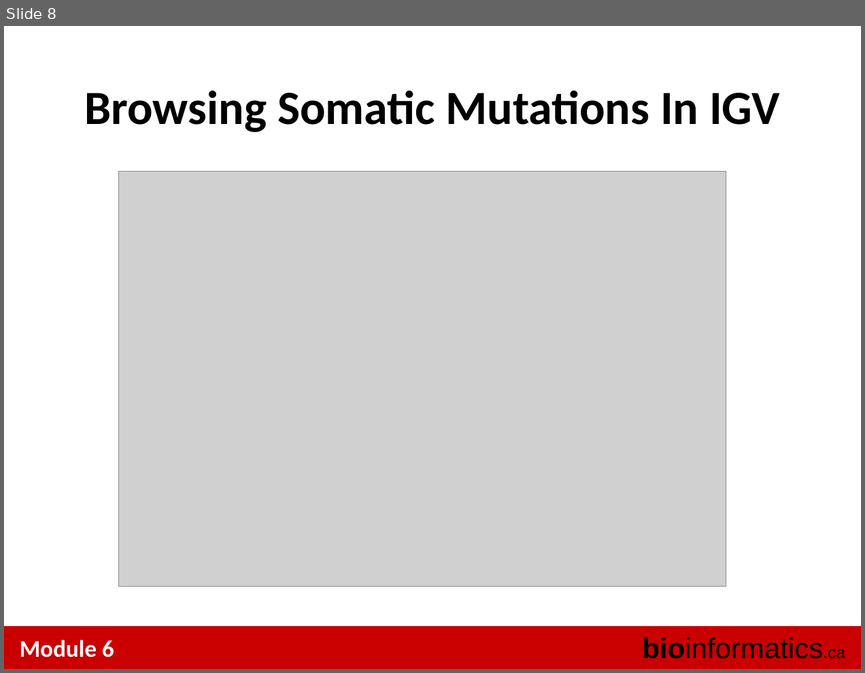
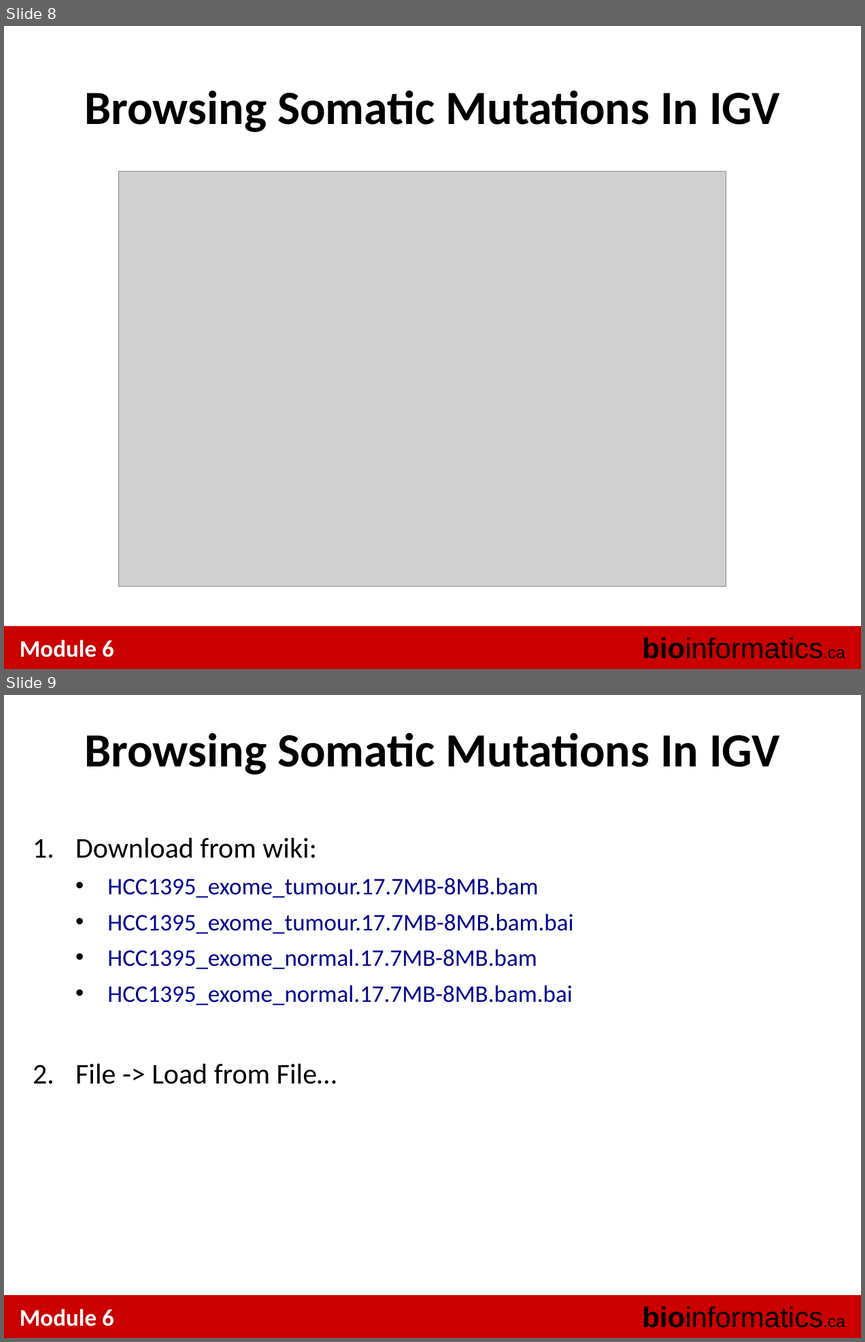
Before and after one commit to tinyheero/BICG-2016, a slide deck: snvs/content/BiCG_2014_Module6_Lab_shah.ppt. Shown one above the other, each under a label of ours: slide 8 before the commit, slides 8 and 9 after it. The pictures are 865x673 and 865x1342 pixels, drawn with LibreOffice and Linux fonts; fonts in the diff are those of the drawing; grey boxes stand for pictures. Boxes give left, top, right and bottom in pixels: in the first picture for what was removed or moved away, otherwise in the second. Text is boxed around its words. In the diff, an @@ line names an element or a change of style, - is before the commit and + after.

```diff
--- a/snvs/content/BiCG_2014_Module6_Lab_shah.ppt
+++ b/snvs/content/BiCG_2014_Module6_Lab_shah.ppt
@@ slide 9 added at bbox=[4, 695, 861, 1338], background #FFFFFF; not listed: 3 template elements that a slide beside it also shows @@
@@ text added at bbox=[84, 732, 780, 775], 40 pt, text #000000, bold @@
+Browsing Somatic Mutations In IGV
@@ text added at bbox=[75, 837, 573, 1084], 20 pt, text #000090 @@
+1. Download from wiki:
+  • HCC1395_exome_tumour.17.7MB-8MB.bam
+  • HCC1395_exome_tumour.17.7MB-8MB.bam.bai
+  • HCC1395_exome_normal.17.7MB-8MB.bam
+  • HCC1395_exome_normal.17.7MB-8MB.bam.bai
+2. File -> Load from File…
```
Also in this commit, not shown: 9 slides changed, 2 other slides added, 6 slides removed, 1 other file.
